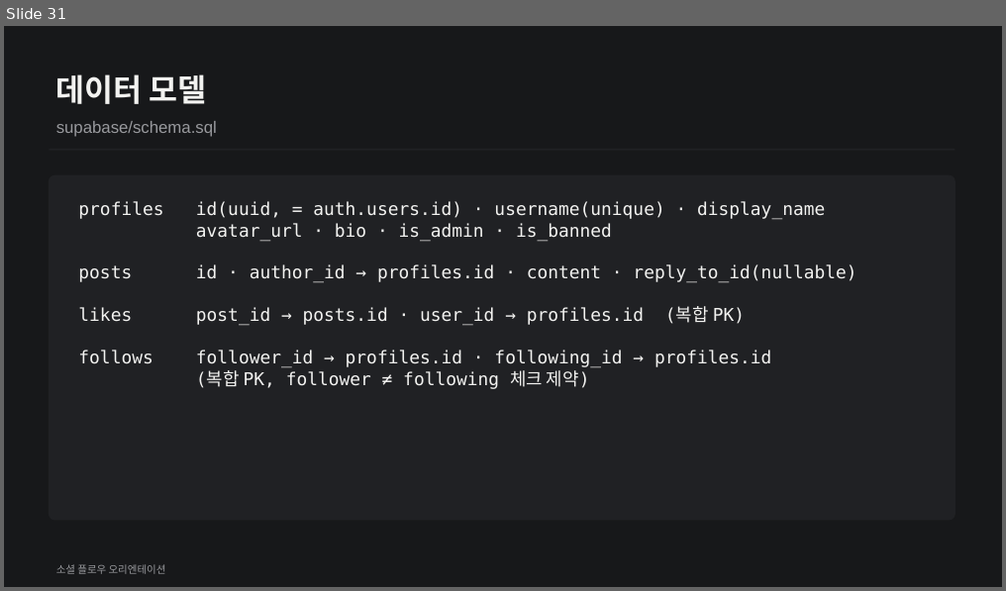
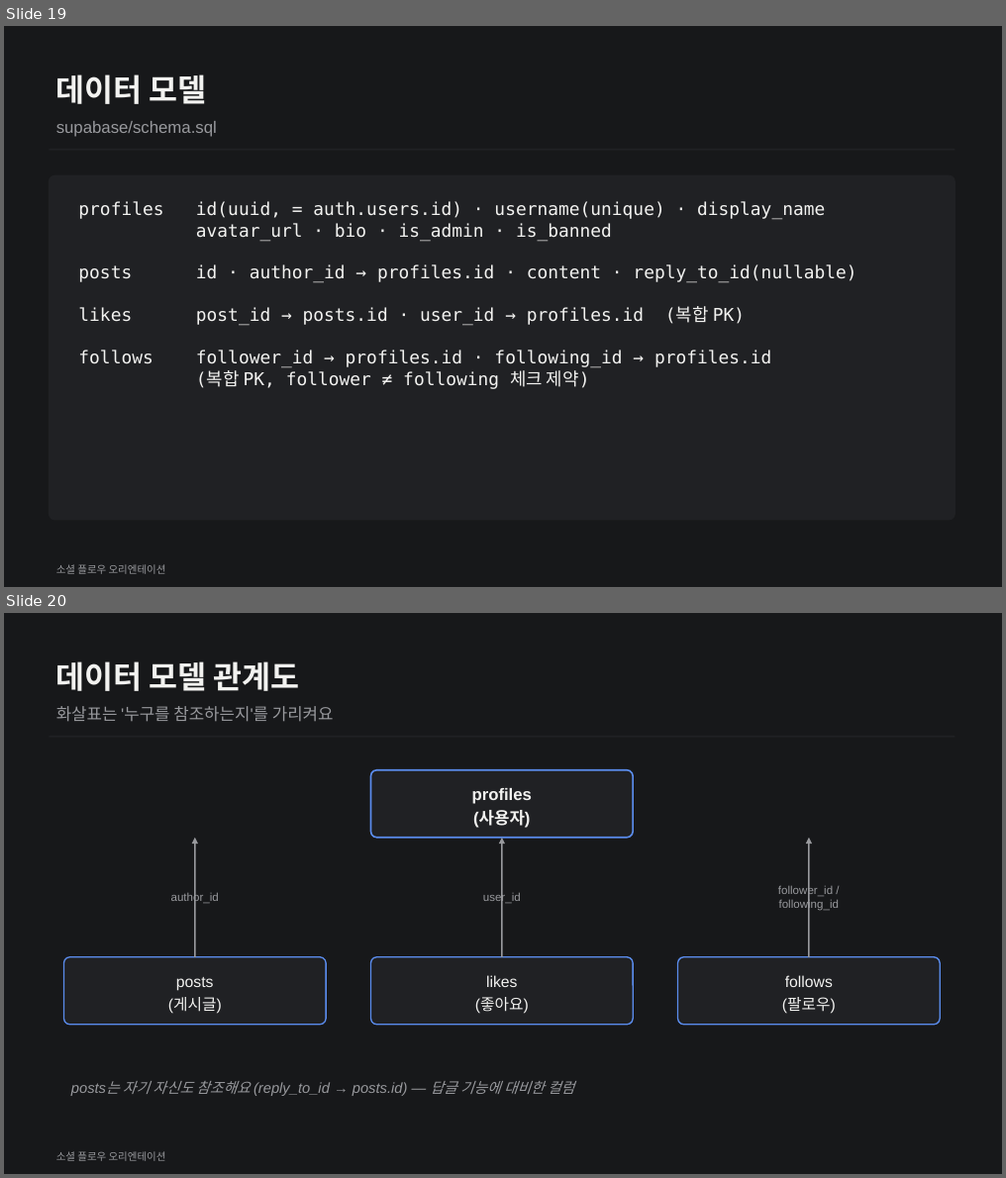
Before and after one commit to white100s/social_flow, a slide deck: docs/social-flow-orientation.pptx. Shown one above the other, each under a label of ours: slide 31 before the commit, slides 19 and 20 after it. The pictures are 1006x591 and 1006x1178 pixels, drawn with LibreOffice and Linux fonts; fonts in the diff are those of the drawing. Boxes give left, top, right and bottom in pixels: in the first picture for what was removed or moved away, otherwise in the second. Text is boxed around its words. In the diff, an @@ line names an element or a change of style, - is before the commit and + after.

```diff
--- a/docs/social-flow-orientation.pptx
+++ b/docs/social-flow-orientation.pptx
@@ slide 20 added at (4,613,1002,1174), background #17181A @@
@@ text added at (56,662,300,691), 30 pt, text #F2F2F0, bold @@
+데이터 모델 관계도
@@ text added at (56,706,334,722), 16 pt, text #98999D @@
+화살표는 '누구를 참조하는지'를 가리켜요
@@ line added from (49, 737) to (954, 737), #202124 1.5 pt @@
@@ rounded rectangle added at (371,770,633,838), fill #202124, outline #5B8DEF 1.5 pt @@
@@ text added at (472,788,532,828), 16 pt, text #F2F2F0, bold @@
+profiles
+(사용자)
@@ arrow added from (195, 958) to (195, 838), #98999D 1.5 pt @@
@@ arrow added from (502, 958) to (502, 838), #98999D 1.5 pt @@
@@ arrow added from (809, 958) to (809, 838), #98999D 1.5 pt @@
@@ text added at (171,892,219,904), 11 pt, text #98999D @@
+author_id
@@ text added at (483,892,521,904), 11 pt, text #98999D @@
+user_id
@@ text added at (778,885,839,911), 11 pt, text #98999D @@
+follower_id /
+following_id
@@ rounded rectangle added at (63,958,326,1025), fill #202124, outline #5B8DEF 1.25 pt @@
@@ rounded rectangle added at (371,958,633,1025), fill #202124, outline #5B8DEF 1.25 pt @@
@@ rounded rectangle added at (678,958,940,1025), fill #202124, outline #5B8DEF 1.25 pt @@
@@ text added at (168,977,222,1014), 15 pt, text #F2F2F0 @@
+posts
+(게시글)
@@ text added at (475,975,529,1014), 15 pt, text #F2F2F0 @@
+likes
+(좋아요)
@@ text added at (782,975,836,1014), 15 pt, text #F2F2F0 @@
+follows
+(팔로우)
@@ text added at (123,1081,574,1096), 14 pt, text #98999D, italic @@
+posts는 자기 자신도 참조해요 (reply_to_id → posts.id) — 답글 기능에 대비한 컬럼
@@ text added at (56,1152,166,1161), 10 pt, text #98999D @@
+소셜 플로우 오리엔테이션
@@ what was slide 31 is now slide 19 @@
```
Also in this commit, not shown: 2 slides changed, 19 other slides added, 2 other files.
